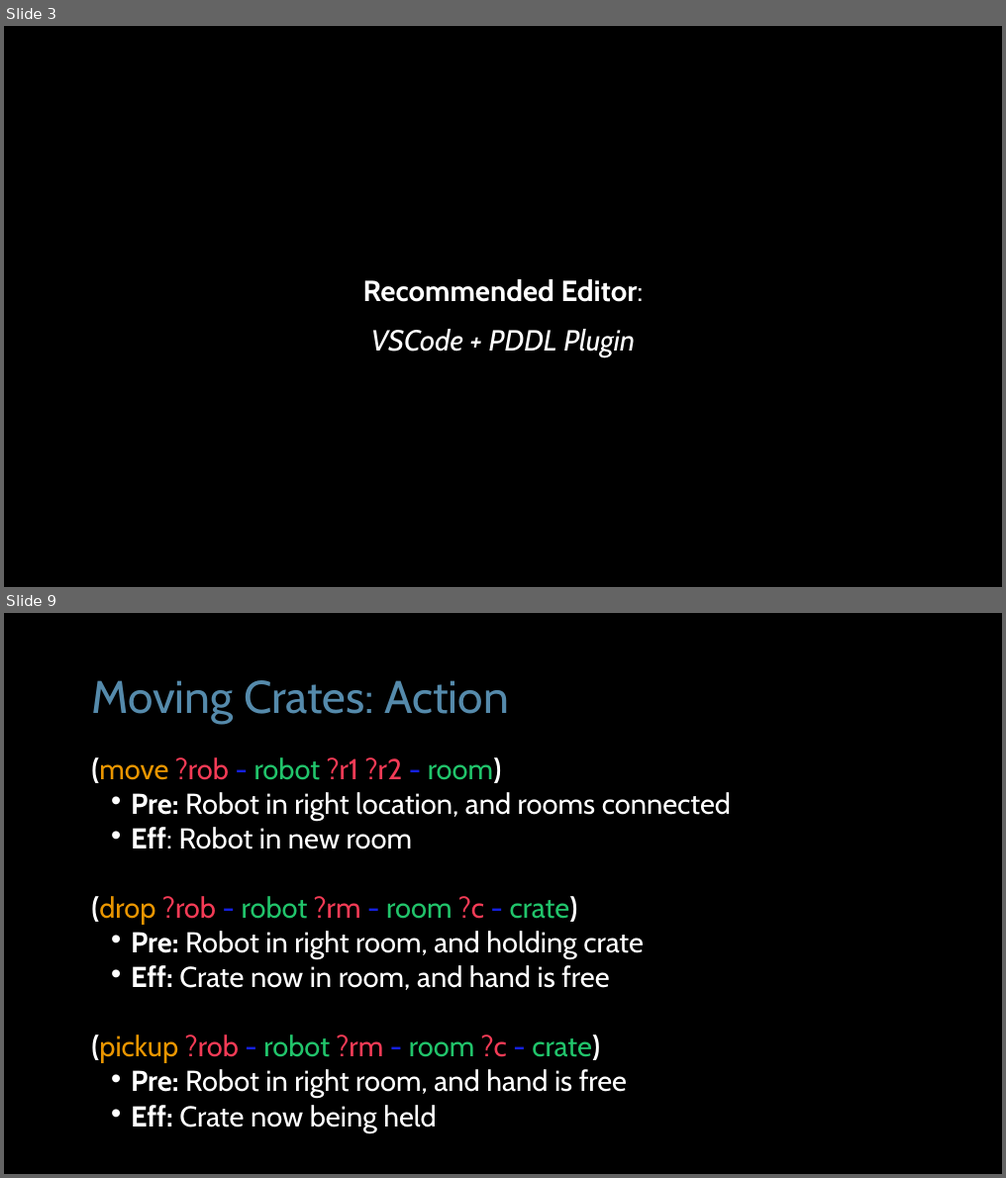
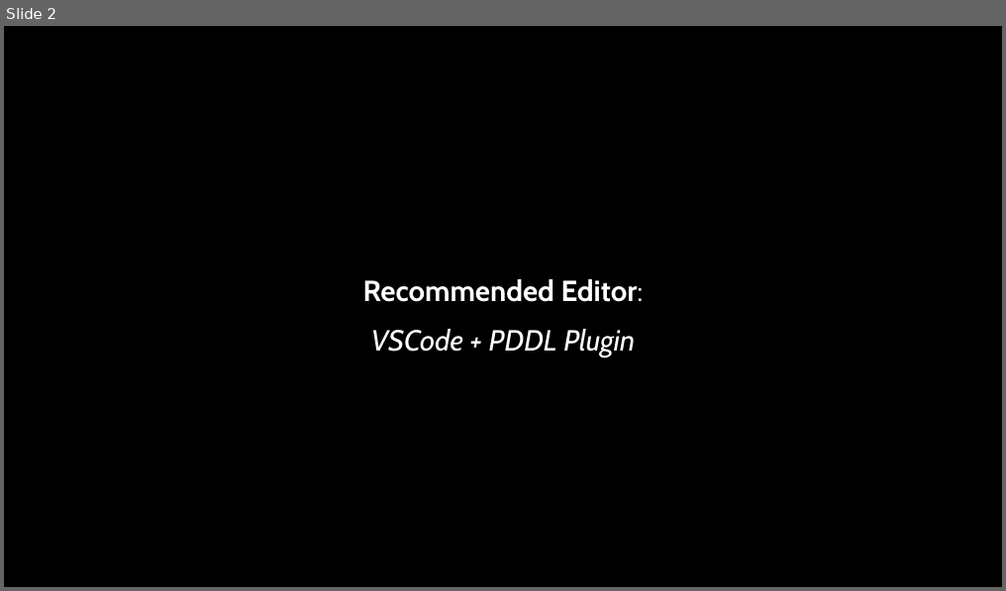
Before and after one commit to AI-Planning/modeling-in-pddl, a slide deck: exercises/cisc-813/adl/slides.pptx. Shown one above the other, each under a label of ours: slides 3 and 9 before the commit, slide 2 after it; the slides between them are not shown. The pictures are 1006x1178 and 1006x591 pixels, drawn with LibreOffice and Linux fonts; fonts in the diff are those of the drawing. Boxes give left, top, right and bottom in pixels: in the first picture for what was removed or moved away, otherwise in the second. Text is boxed around its words. In the diff, an @@ line names an element or a change of style, - is before the commit and + after.

```diff
--- a/exercises/cisc-813/adl/slides.pptx
+++ b/exercises/cisc-813/adl/slides.pptx
@@ slide 9 removed at <box>4,613,1002,1174</box>, background #000000 @@
@@ title removed at <box>91,680,509,724</box> @@
-Moving Crates: Action
@@ text removed at <box>91,758,731,1133</box> @@
-(move ?rob - robot ?r1 ?r2 - room)
-  • Pre: Robot in right location, and rooms connected
-  • Eff: Robot in new room
-(drop ?rob - robot ?rm - room ?c - crate)
-  • Pre: Robot in right room, and holding crate
-  • Eff: Crate now in room, and hand is free
-(pickup ?rob - robot ?rm - room ?c - crate)
-  • Pre: Robot in right room, and hand is free
-  • Eff: Crate now being held
@@ what was slide 3 is now slide 2 @@
```
Also in this commit, not shown: 2 slides changed, 3 slides added, 16 other slides removed, 2 other files.
